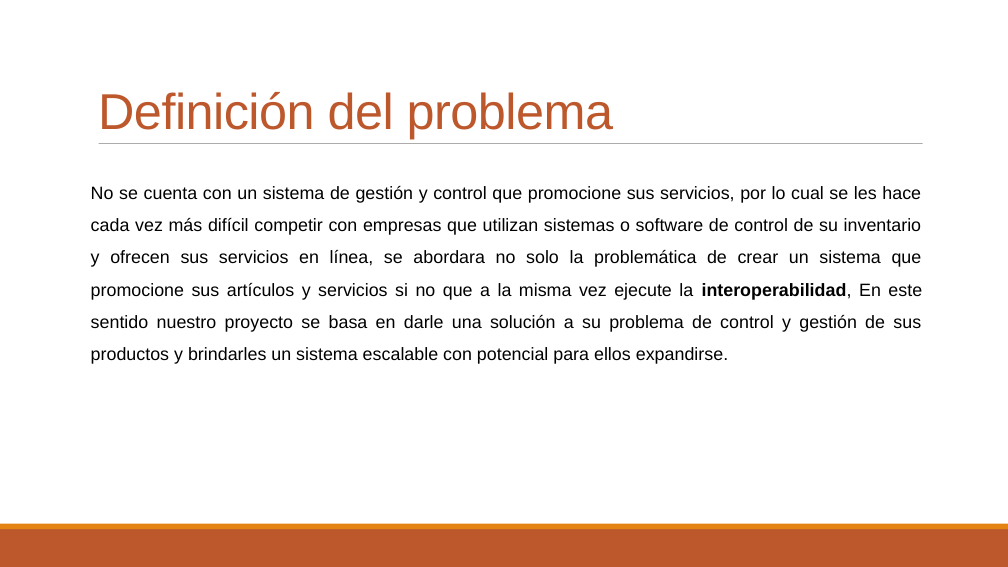
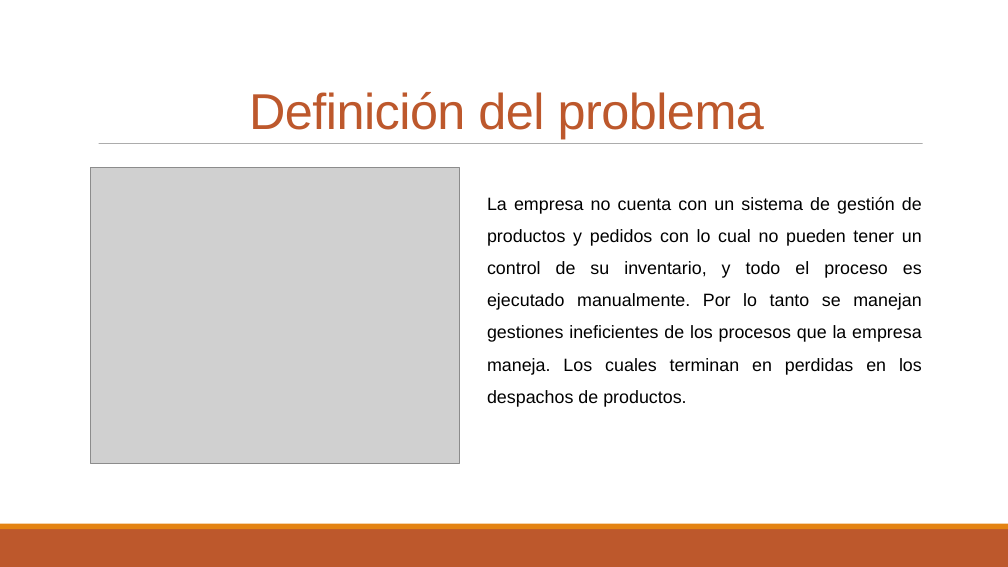
Before and after one commit to Edwinutec2017/tesisoracle-, a slide deck: slide 5 of nuevo/diapositiva_policomerce.pptx. Drawn at 1008x567 pixels with LibreOffice and Linux fonts; fonts in the diff are those of the drawing; grey boxes stand for pictures. Boxes give left, top, right and bottom in pixels: in the first picture for what was removed or moved away, otherwise in the second. Text is boxed around its words. In the diff, an @@ line names an element or a change of style, - is before the commit and + after.

```diff
--- a/nuevo/diapositiva_policomerce.pptx
+++ b/nuevo/diapositiva_policomerce.pptx
@@ text "Definición del problema" at [249, 92, 764, 139]: alignment left to centre @@
@@ picture added at [91, 167, 460, 464] @@
@@ text at [487, 197, 922, 407]: text changed @@
-No se cuenta con un sistema de gestión y control que promocione sus servicios, por lo cual se les hace cada vez más difícil competir con empresas que utilizan sistemas o software de control de su inventario y ofrecen sus servicios en línea, se abordara no solo la problemática de crear un sistema que promocione sus artículos y servicios si no que a la misma vez ejecute la interoperabilidad, En este sentido nuestro proyecto se basa en darle una solución a su problema de control y gestión de sus productos y brindarles un sistema escalable con potencial para ellos expandirse.
+La empresa no cuenta con un sistema de gestión de productos y pedidos con lo cual no pueden tener un control de su inventario, y todo el proceso es ejecutado manualmente. Por lo tanto se manejan gestiones ineficientes de los procesos que la empresa maneja. Los cuales terminan en perdidas en los despachos de productos.
```
Also in this commit, not shown: 7 other slides changed, 1 slide added, 1 slide removed, 1 other file.
